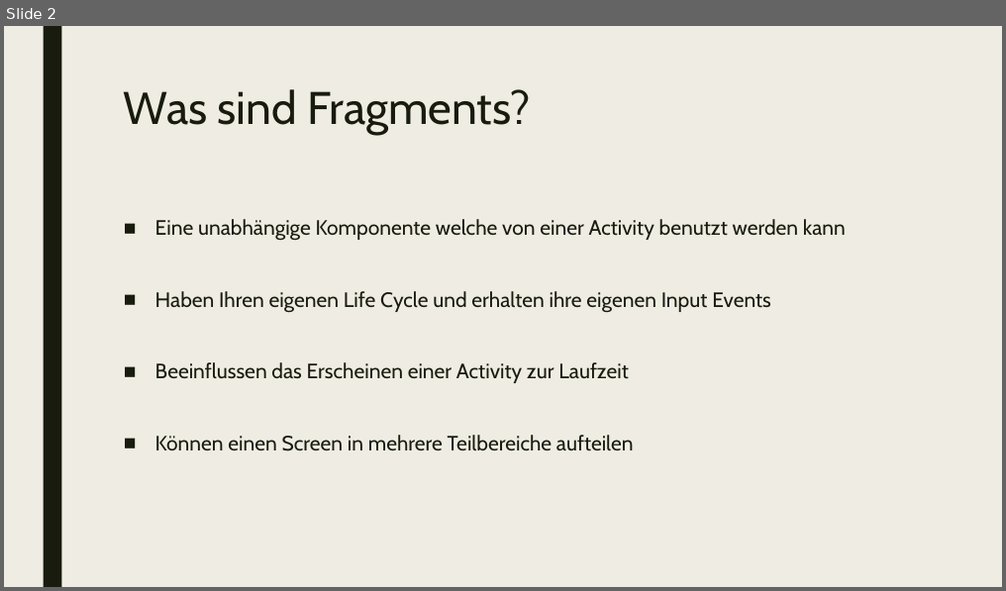
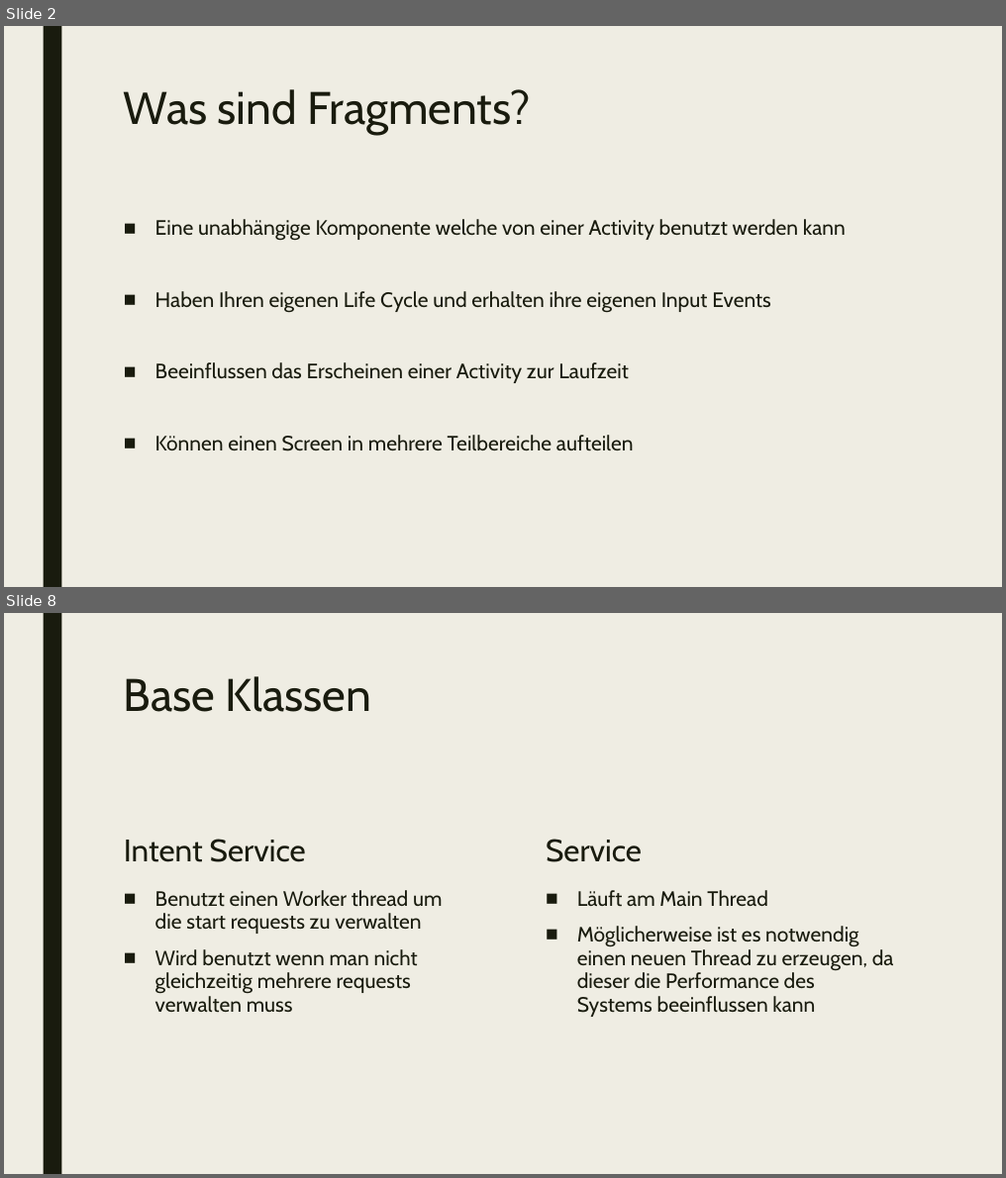
Before and after one commit to EricBuchinger/NVS_Referat, a slide deck: Fragments and Services.pptx. Shown one above the other, each under a label of ours: slide 2 before the commit, slides 2 and 8 after it; the slides between them are not shown. The pictures are 1006x591 and 1006x1178 pixels, drawn with LibreOffice and Linux fonts; fonts in the diff are those of the drawing. Boxes give left, top, right and bottom in pixels: in the first picture for what was removed or moved away, otherwise in the second. Text is boxed around its words. In the diff, an @@ line names an element or a change of style, - is before the commit and + after.

```diff
--- a/Fragments and Services.pptx
+++ b/Fragments and Services.pptx
@@ slide 8 added at <box>4,613,1002,1174</box>, background #EFEDE3; not listed: 1 template element that a slide beside it also shows @@
@@ title added at <box>124,676,371,712</box>, 44 pt, text #191B0E @@
+Base Klassen
@@ text added at <box>124,839,306,862</box>, 30 pt, text #191B0E @@
+Intent Service
@@ text added at <box>546,839,642,862</box>, 30 pt, text #191B0E @@
+Service
@@ text added at <box>155,890,442,1013</box>, 20 pt, text #191B0E @@
+■ Benutzt einen Worker thread um die start requests zu verwalten
+■ Wird benutzt wenn man nicht gleichzeitig mehrere requests verwalten muss
@@ text added at <box>577,890,894,1017</box>, 20 pt, text #191B0E @@
+■ Läuft am Main Thread
+■ Möglicherweise ist es notwendig einen neuen Thread zu erzeugen, da dieser die Performance des Systems beeinflussen kann
```
Also in this commit, not shown: 5 other slides added, 11 other files.
